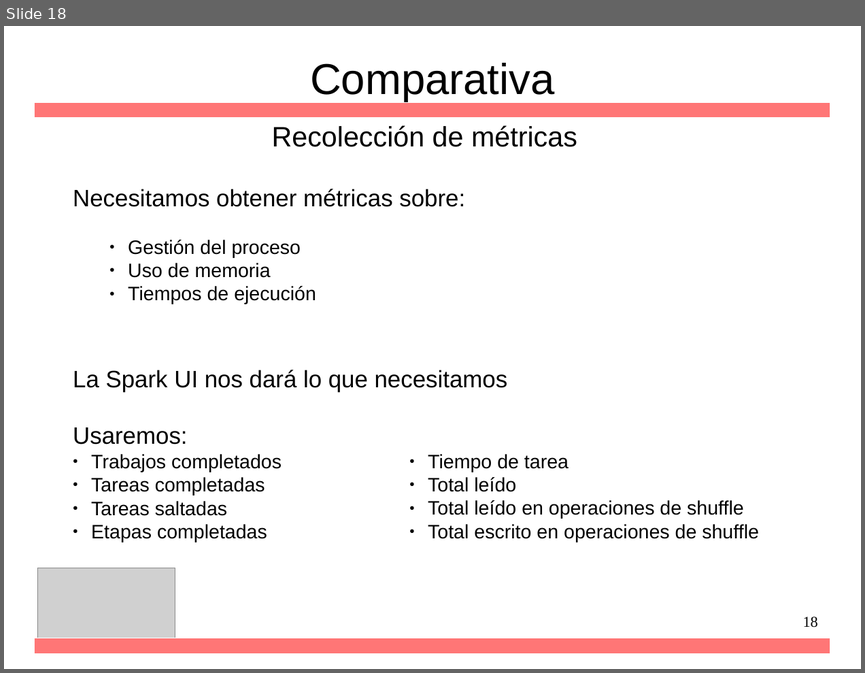
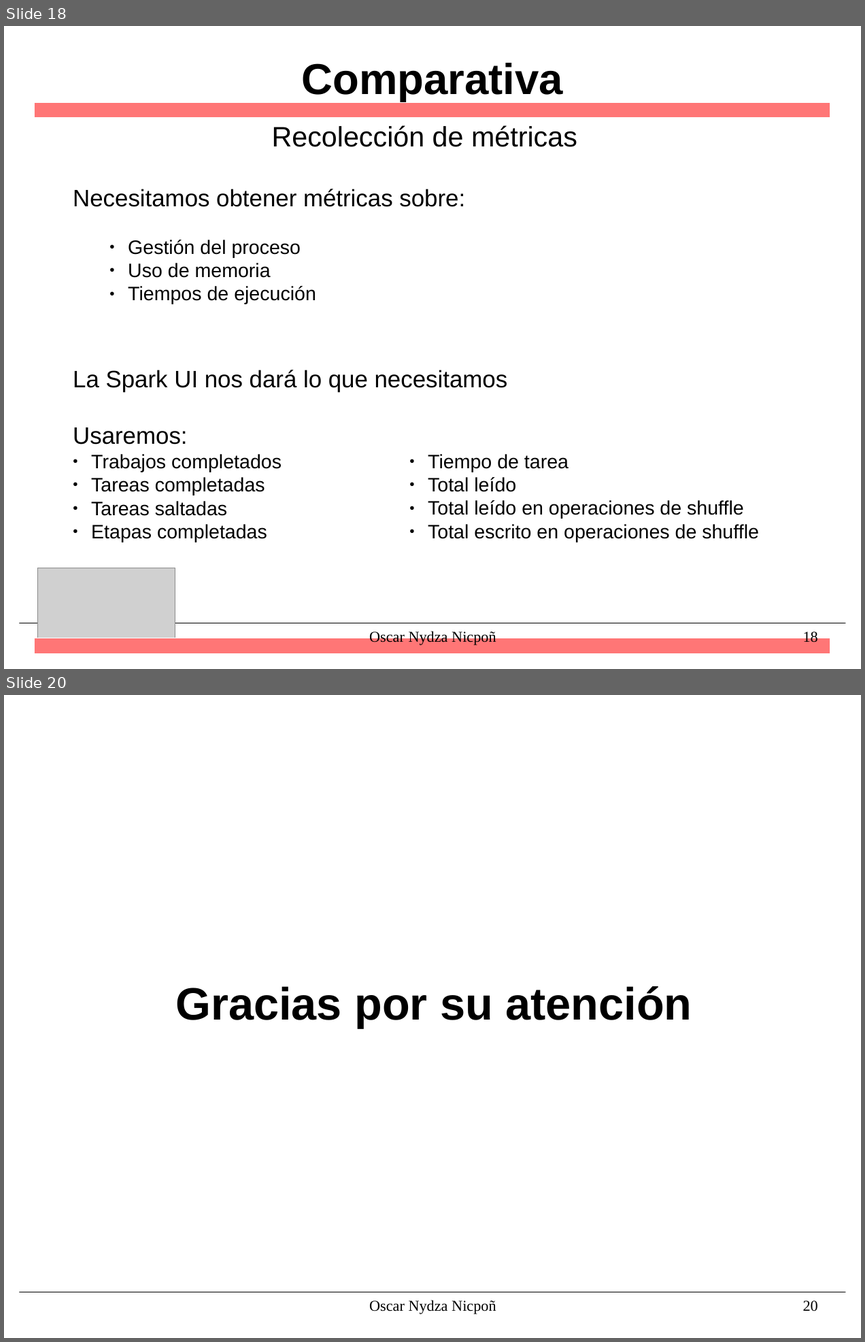
Before and after one commit to nipsn/Spark-TFG, a slide deck: presentacion/diapos.odp. Shown one above the other, each under a label of ours: slide 18 before the commit, slides 18 and 20 after it; the slides between them are not shown. The pictures are 865x673 and 865x1342 pixels, drawn with LibreOffice and Linux fonts; fonts in the diff are those of the drawing; grey boxes stand for pictures; background and template pictures are left out. Boxes give left, top, right and bottom in pixels: in the first picture for what was removed or moved away, otherwise in the second. Text is boxed around its words. In the diff, an @@ line names an element or a change of style, - is before the commit and + after.

```diff
--- a/presentacion/diapos.odp
+++ b/presentacion/diapos.odp
@@ slide 20 added at bbox=[4, 695, 861, 1338], background #FFFFFF; not listed: 1 template element that a slide beside it also shows @@
@@ title added at bbox=[175, 986, 691, 1028], 42 pt, text #000000, bold @@
+Gracias por su atención
@@ text added at bbox=[369, 1300, 496, 1314], 14 pt, text #000000 @@
+Oscar Nydza Nicpoñ
@@ page number added at bbox=[803, 1300, 818, 1311], 14 pt, text #000000 @@
+20
@@ slide 18 changed as well @@
@@ title "Comparativa" at bbox=[302, 63, 563, 102]: bold on @@
@@ line added from (20, 623) to (846, 623), #000000 0.51 pt @@
@@ text added at bbox=[369, 630, 496, 645], 14 pt, text #000000 @@
+Oscar Nydza Nicpoñ
@@ page number: place and size @@
-page number at bbox=[803, 616, 818, 627]
+page number at bbox=[803, 630, 818, 642]
```
Also in this commit, not shown: 17 other slides changed, 1 other slide added, 13 other files.
